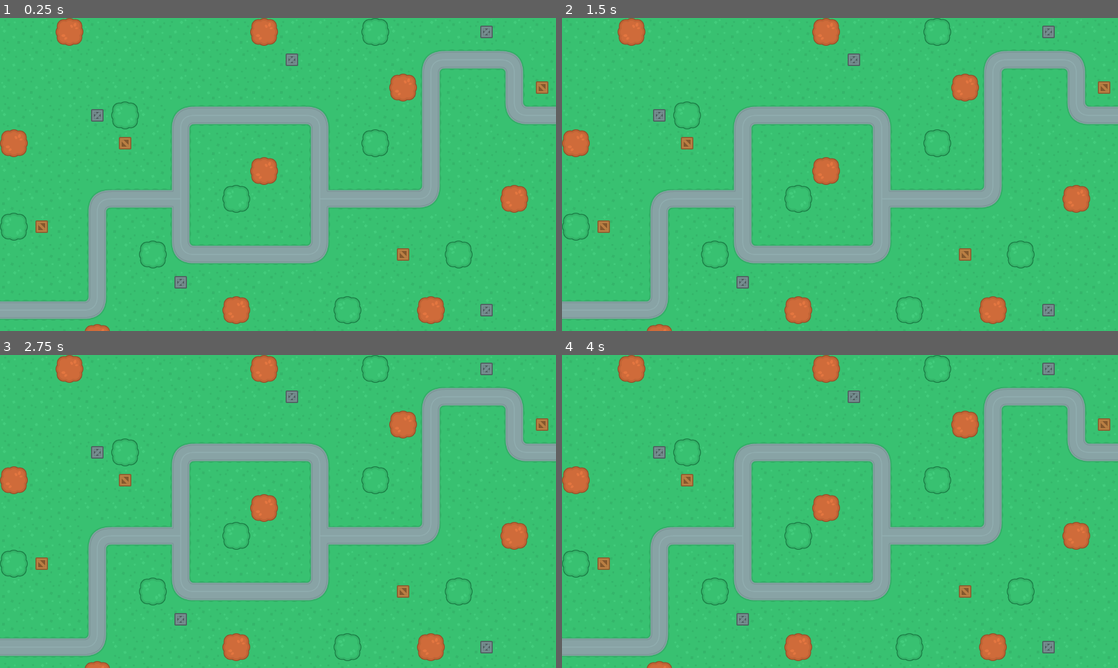
Above: before the commit, frames 1-4 (two rows, left to right).
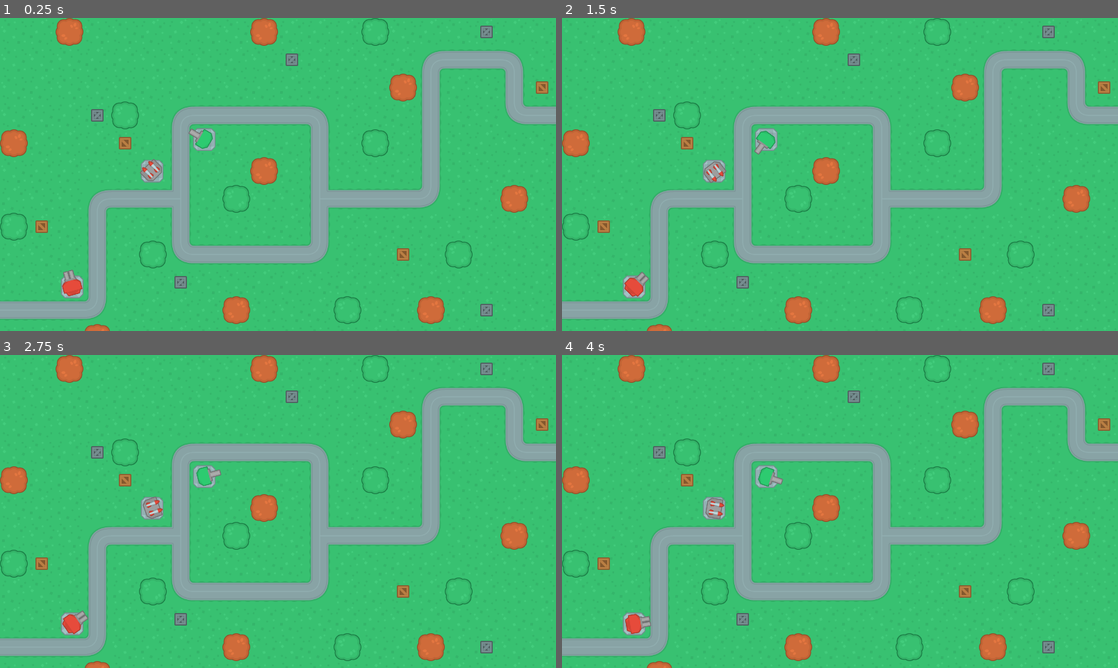
Above: after the commit, the same moments.

Repository: vrialland/godot-tutorial-tower-defense
Game: Godot game, scene res://scenes/maps/Map1.tscn
Two runs of this game, one before a commit and one after it. Both use one fixed random seed, a clock stepped at 60 frames per second and the inputs below. This scene is started directly instead of the project's main scene.
Inputs (mouse positions are in pixels of both pictures, inside the frame that each line leads up to):
- Up to frame 1 (0.25 s): no input
- Up to frame 2 (1.5 s): tap Enter at 0.5 s; move the mouse to (962, 158) at 0.52 s; tap Space at 1.25 s; move the mouse to (728, 190) at 1.27 s
- Up to frame 3 (2.75 s): tap Enter at 2 s; move the mouse to (333, 442) at 2.02 s
- Up to frame 4 (4 s): tap Space at 2.75 s; move the mouse to (812, 574) at 2.77 s; tap Enter at 3.5 s; move the mouse to (1006, 558) at 3.52 s

The runs differ from the first frame. In frame 1, 0.8% of the frame differs, in the area x 11-39%, y 35-90%; in frame 2, 0.8%; in frame 3, 0.8%; in frame 4, 0.8%, in the area x 11-40%, y 35-90%.

Commit message:
Add turrets

Diff:
--- a/scenes/maps/Map1.tscn
+++ b/scenes/maps/Map1.tscn
@@ -1,10 +1,13 @@
-[gd_scene load_steps=8 format=2]
+[gd_scene load_steps=11 format=2]
 
 [ext_resource path="res://assets/environments/tilesets/terrainTiles_default.png" type="Texture" id=1]
 [ext_resource path="res://assets/environments/props/crateWood.png" type="Texture" id=2]
 [ext_resource path="res://assets/environments/props/treeBrown_large.png" type="Texture" id=3]
 [ext_resource path="res://assets/environments/props/treeGreen_large.png" type="Texture" id=4]
 [ext_resource path="res://assets/environments/props/crateMetal.png" type="Texture" id=5]
+[ext_resource path="res://scenes/turrets/MissileT1.tscn" type="PackedScene" id=6]
+[ext_resource path="res://scenes/turrets/GunT1.tscn" type="PackedScene" id=7]
+[ext_resource path="res://scenes/turrets/GunT2.tscn" type="PackedScene" id=8]
 
 [sub_resource type="TileSet" id=1]
 0/name = "terrainTiles_default.png 0"
@@ -123,3 +126,14 @@
 tile_set = SubResource( 2 )
 format = 1
 tile_data = PoolIntArray( 2, 2, 0, 9, 2, 0, 13, 1, 0, 17, 4, 0, 65546, 4, 0, 65551, 0, 65538, 65552, 0, 1, 65553, 0, 1, …(1001 unchanged characters)…
+
+[node name="Turrets" type="Node2D" parent="."]
+
+[node name="GunT1" parent="Turrets" instance=ExtResource( 7 )]
+position = Vector2( 470.312, 279.493 )
+
+[node name="GunT2" parent="Turrets" instance=ExtResource( 8 )]
+position = Vector2( 166.124, 618.477 )
+
+[node name="MissileT1" parent="Turrets" instance=ExtResource( 6 )]
+position = Vector2( 350.208, 352.453 )
--- /dev/null
+++ b/scenes/turrets/GunT1.gd
@@ -0,0 +1 @@
+extends "res://scenes/turrets/Turrets.gd"
--- /dev/null
+++ b/scenes/turrets/GunT1.tscn
@@ -0,0 +1,18 @@
+[gd_scene load_steps=4 format=2]
+
+[ext_resource path="res://assets/turrets/towerDefense_tile180.png" type="Texture" id=1]
+[ext_resource path="res://assets/turrets/towerDefense_tile249.png" type="Texture" id=2]
+[ext_resource path="res://scenes/turrets/GunT1.gd" type="Script" id=3]
+
+[node name="GunT1" type="Node2D"]
+script = ExtResource( 3 )
+
+[node name="Base" type="Sprite" parent="."]
+texture = ExtResource( 1 )
+
+[node name="Turret" type="Sprite" parent="."]
+texture = ExtResource( 2 )
+offset = Vector2( 12, 0 )
+
+[node name="Muzzle" type="Position2D" parent="Turret"]
+position = Vector2( 43, 0 )
--- /dev/null
+++ b/scenes/turrets/GunT2.gd
@@ -0,0 +1 @@
+extends "res://scenes/turrets/Turrets.gd"
--- /dev/null
+++ b/scenes/turrets/GunT2.tscn
@@ -0,0 +1,21 @@
+[gd_scene load_steps=4 format=2]
+
+[ext_resource path="res://assets/turrets/towerDefense_tile250.png" type="Texture" id=1]
+[ext_resource path="res://assets/turrets/towerDefense_tile181.png" type="Texture" id=2]
+[ext_resource path="res://scenes/turrets/GunT2.gd" type="Script" id=3]
+
+[node name="GunT2" type="Node2D"]
+script = ExtResource( 3 )
+
+[node name="Base" type="Sprite" parent="."]
+texture = ExtResource( 2 )
+
+[node name="Turret" type="Sprite" parent="."]
+texture = ExtResource( 1 )
+offset = Vector2( 10, 0 )
+
+[node name="Muzzle1" type="Position2D" parent="Turret"]
+position = Vector2( 41, 6 )
+
+[node name="Muzzle2" type="Position2D" parent="Turret"]
+position = Vector2( 41, -6 )
--- /dev/null
+++ b/scenes/turrets/MissileT1.gd
@@ -0,0 +1 @@
+extends "res://scenes/turrets/Turrets.gd"
--- /dev/null
+++ b/scenes/turrets/MissileT1.tscn
@@ -0,0 +1,23 @@
+[gd_scene load_steps=5 format=2]
+
+[ext_resource path="res://assets/turrets/towerDefense_tile180.png" type="Texture" id=1]
+[ext_resource path="res://assets/turrets/towerDefense_tile251.png" type="Texture" id=2]
+[ext_resource path="res://assets/turrets/towerDefense_tile228.png" type="Texture" id=3]
+[ext_resource path="res://scenes/turrets/MissileT1.gd" type="Script" id=4]
+
+[node name="MissileT1" type="Node2D"]
+script = ExtResource( 4 )
+
+[node name="Base" type="Sprite" parent="."]
+texture = ExtResource( 1 )
+
+[node name="Turret" type="Sprite" parent="."]
+texture = ExtResource( 3 )
+
+[node name="Missile1" type="Sprite" parent="Turret"]
+position = Vector2( 5, -10 )
+texture = ExtResource( 2 )
+
+[node name="Missile2" type="Sprite" parent="Turret"]
+position = Vector2( 5, 10 )
+texture = ExtResource( 2 )
--- /dev/null
+++ b/scenes/turrets/Turrets.gd
@@ -0,0 +1,10 @@
+extends Node2D
+
+
+func turn() -> void:
+	var enemy_position: Vector2 = get_global_mouse_position()
+	get_node("Turret").look_at(enemy_position)
+
+
+func _physics_process(delta):
+	turn()
Binary file added: assets/turrets/towerDefense_tile180.png
Not shown, added: assets/turrets/towerDefense_tile180.png.import
Binary file added: assets/turrets/towerDefense_tile181.png
Not shown, added: assets/turrets/towerDefense_tile181.png.import
Binary file added: assets/turrets/towerDefense_tile228.png
Not shown, added: assets/turrets/towerDefense_tile228.png.import
Binary file added: assets/turrets/towerDefense_tile249.png
Not shown, added: assets/turrets/towerDefense_tile249.png.import
Binary file added: assets/turrets/towerDefense_tile250.png
Not shown, added: assets/turrets/towerDefense_tile250.png.import
Binary file added: assets/turrets/towerDefense_tile251.png
Not shown, added: assets/turrets/towerDefense_tile251.png.import
